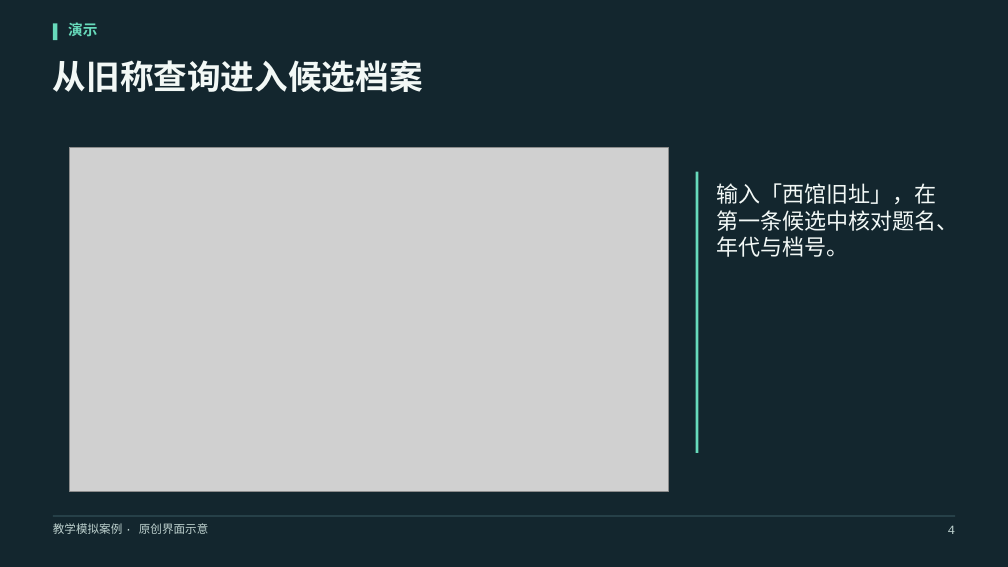
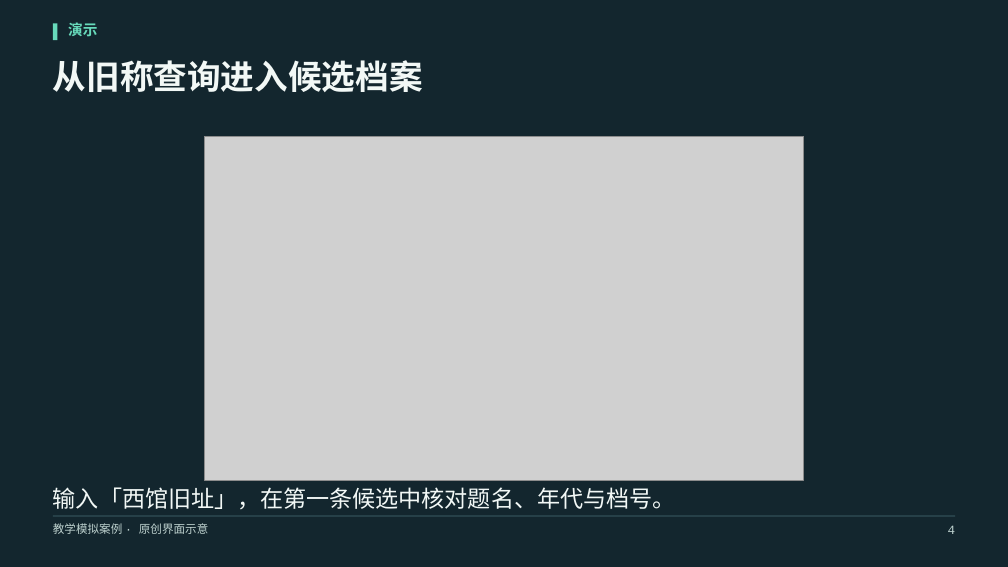
Before and after one commit to asimfish/awesome-ppt, a slide deck: slide 4 of docs/decks/demo.pptx. Drawn at 1008x567 pixels with LibreOffice and Linux fonts; fonts in the diff are those of the drawing; grey boxes stand for pictures. Boxes give left, top, right and bottom in pixels: in the first picture for what was removed or moved away, otherwise in the second. Text is boxed around its words. In the diff, an @@ line names an element or a change of style, - is before the commit and + after.

```diff
--- a/docs/decks/demo.pptx
+++ b/docs/decks/demo.pptx
@@ picture: place and size @@
-picture at bbox=[69, 147, 668, 492]
+picture at bbox=[204, 136, 804, 480]
@@ rectangle removed at bbox=[696, 172, 698, 453] @@
@@ text "输入「西馆旧址」，在第一条候选中核对题名、年代与档号。": place and size @@
-text "输入「西馆旧址」，在第一条候选中核对题名、年代与档号。" at bbox=[716, 183, 959, 257]
+text "输入「西馆旧址」，在第一条候选中核对题名、年代与档号。" at bbox=[53, 487, 676, 510]
@@ text "输入「西馆旧址」，在第一条候选中核对题名、年代与档号。" at bbox=[53, 487, 676, 510]: size 21 to 22 pt @@
```
Also in this commit, not shown: 1 other slide changed, 11 other files.
